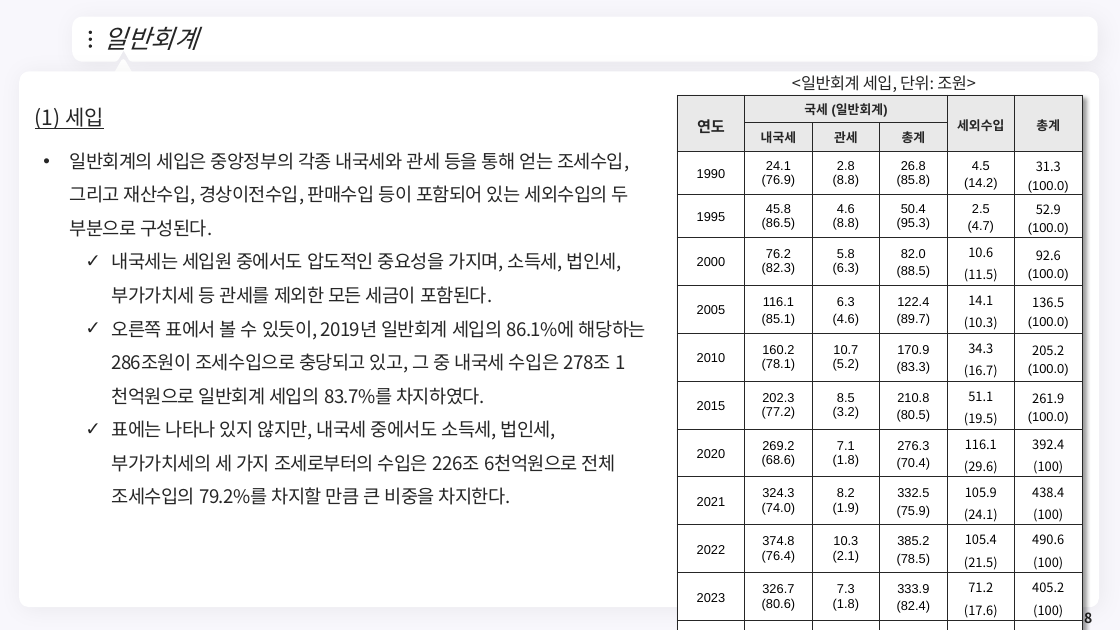
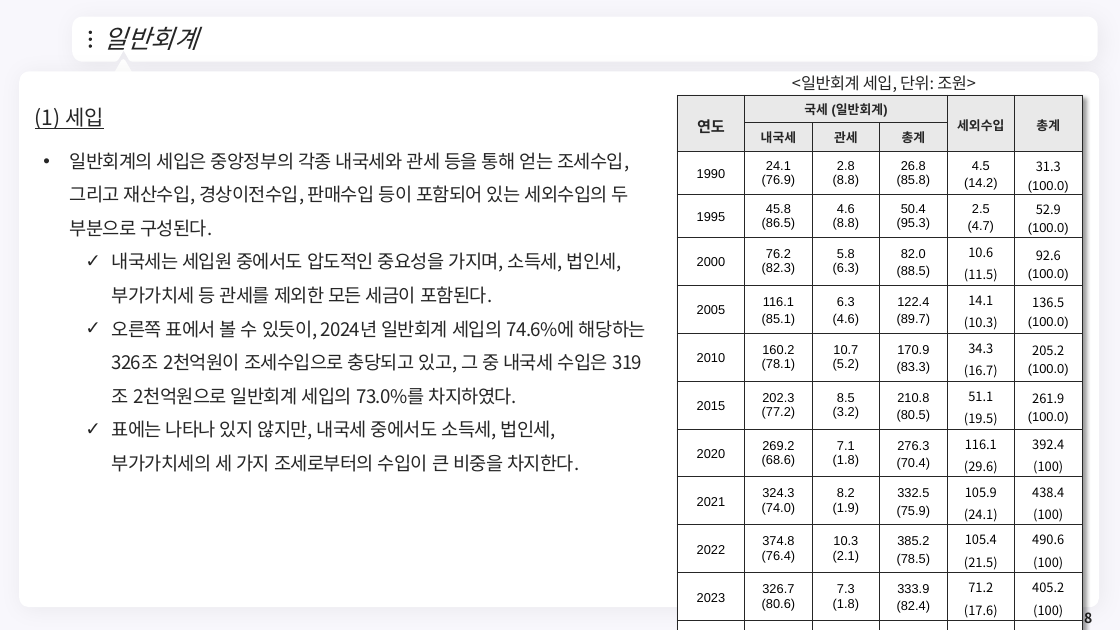
Before and after one commit to meandthey/Teaching, a slide deck: slide 8 of 재정학/01_Lectures/재정학_Chapter_2.pptx. Drawn at 1120x630 pixels with LibreOffice and Linux fonts; fonts in the diff are those of the drawing; background and template pictures are left out. Boxes give left, top, right and bottom in pixels: in the first picture for what was removed or moved away, otherwise in the second. Text is boxed around its words. In the diff, an @@ line names an element or a change of style, - is before the commit and + after.

```diff
--- a/재정학/01_Lectures/재정학_Chapter_2.pptx
+++ b/재정학/01_Lectures/재정학_Chapter_2.pptx
@@ text at (112, 320, 646, 472): text changed @@
-  ✓ 오른쪽 표에서 볼 수 있듯이, 2019년 일반회계 세입의 86.1%에 해당하는 286조원이 조세수입으로 충당되고 있고, 그 중 내국세 수입은 278조 1천억원으로 일반회계 세입의 83.7%를 차지하였다.
-  ✓ 표에는 나타나 있지 않지만, 내국세 중에서도 소득세, 법인세, 부가가치세의 세 가지 조세로부터의 수입은 226조 6천억원으로 전체 조세수입의 79.2%를 차지할 만큼 큰 비중을 차지한다.
+  ✓ 오른쪽 표에서 볼 수 있듯이, 2024년 일반회계 세입의 74.6%에 해당하는 326조 2천억원이 조세수입으로 충당되고 있고, 그 중 내국세 수입은 319조 2천억원으로 일반회계 세입의 73.0%를 차지하였다.
+  ✓ 표에는 나타나 있지 않지만, 내국세 중에서도 소득세, 법인세, 부가가치세의 세 가지 조세로부터의 수입이 큰 비중을 차지한다.
```
Also in this commit, not shown: 1 other slide changed, 1 other file.
